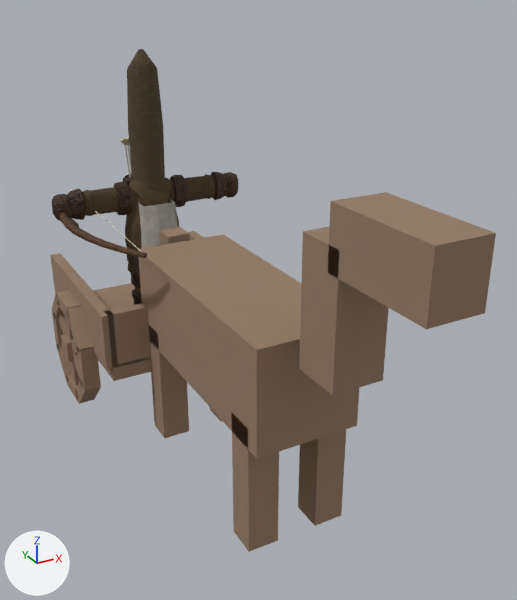
The glTF model csharp/Unciv.Godot/Packs/units/models/unit/Chariot Archer.glb as it was, and as the next commit left it.
Before and after are seen from a camera (50 mm lens) standing at (-0.451, -0.988, 0.741) and looking at (0.06, -0.058, 0.277). Arrows for +X, +Y and +Z are at lower left; the lights stay in place. The first picture is the older version. Vertices at exactly the same position are counted once.

The first picture shows 'Bow', 'HorseMesh', 'Warrior'.
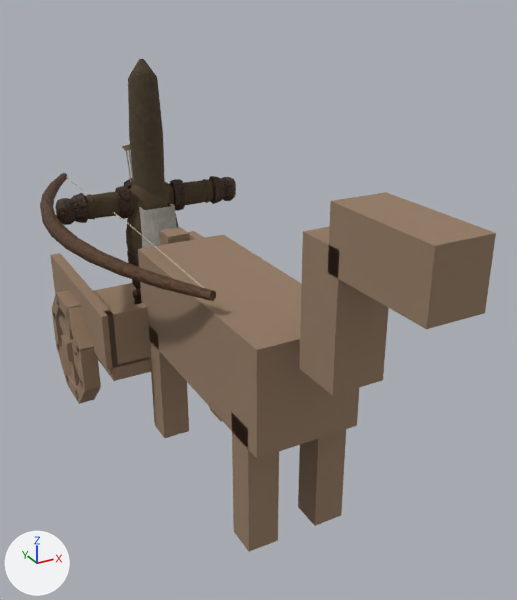
Pixel boxes [x1, y1, x2, y2] of what changed, in the pictures (517 x 600 px; the box of a moved part takes in the faces that stretch with it):
'Warrior', rescaled
    before: [51, 49, 238, 305]
    after: [55, 59, 236, 305]
'Bow', reshaped, moved, rescaled
    before: [60, 210, 147, 258]
    after: [40, 173, 216, 301]
part 1 of me_mesh_bow, moved or reshaped
    before: [60, 212, 147, 258]
    after: [40, 173, 216, 301]
part 2 of me_mesh_bow, moved or reshaped
    before: [94, 210, 142, 252]
    after: [66, 177, 204, 288]

The edits, one by one:
me_mesh_bow is used by ob_bow; location (-0.144, 0.177, 0.373); rotation (1.571, 1.571, 0.0), in degrees (90, 90, 0); scale (0.213, 0.213, 0.213).
me_mesh_bow had 90 vertices, 168 faces and spanned x -0.03..0.03, y -0.17..0.16, z -0.96..0.96.
me_mesh_bow now has 90 vertices, 168 faces and spans x -0.06..0.06, y -0.32..0.31, z -1.82..1.82.
me_mesh_bow part 1: the loose piece of 68 vertices spanning x -0.03..0.03, y -0.17..0.16, z -0.96..0.96 is scaled about the mesh origin by 1.9.
me_mesh_bow part 2: the loose piece of 14 vertices spanning x 0.0, y 0.14..0.16, z -0.95..0.95 is scaled about its middle by (1, 1.83, 1.9), then moved by (0.0, 0.13, 0.0).
Other edits to the shape of me_mesh_bow do not show in these pictures.
Object 'Warrior' (ob_warrior) is rescaled from (0.213, 0.213, 0.213) to (0.206, 0.206, 0.206).
Object 'Bow' (ob_bow) moves from (-0.144, 0.177, 0.373) to (-0.139, 0.176, 0.366).
Object 'Bow' (ob_bow) is rescaled from (0.213, 0.213, 0.213) to (0.206, 0.206, 0.206).
